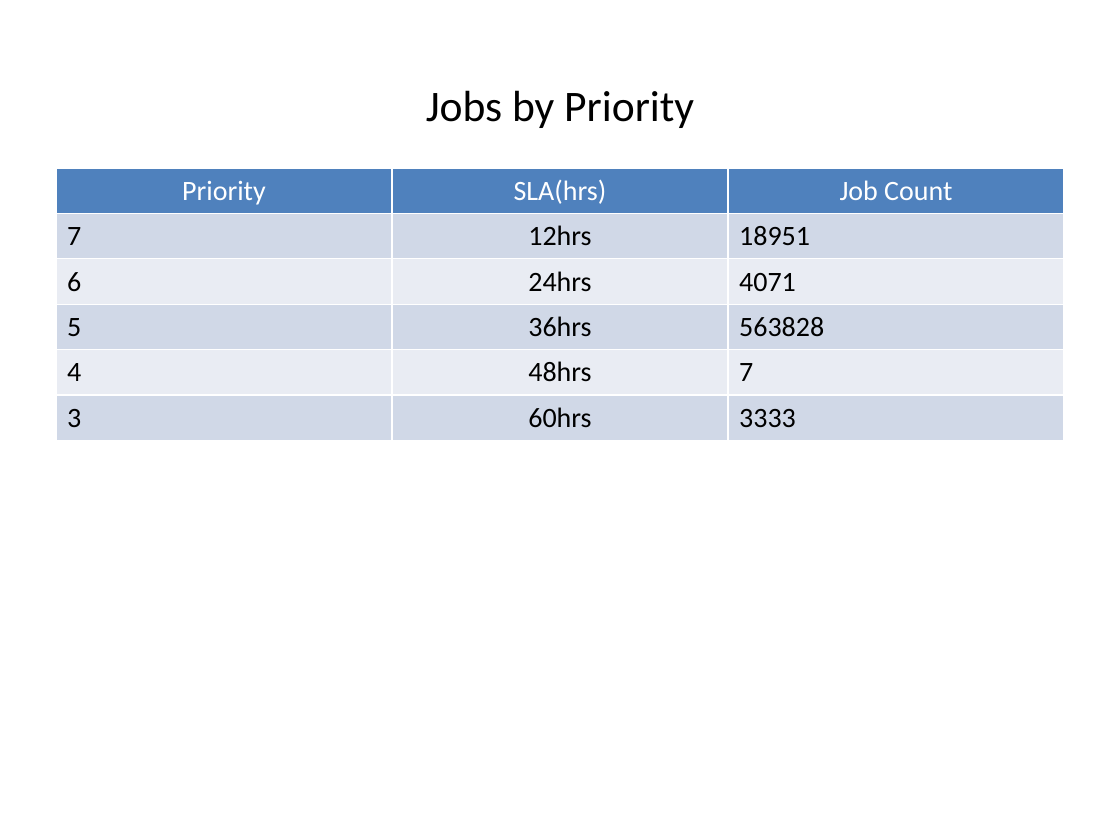
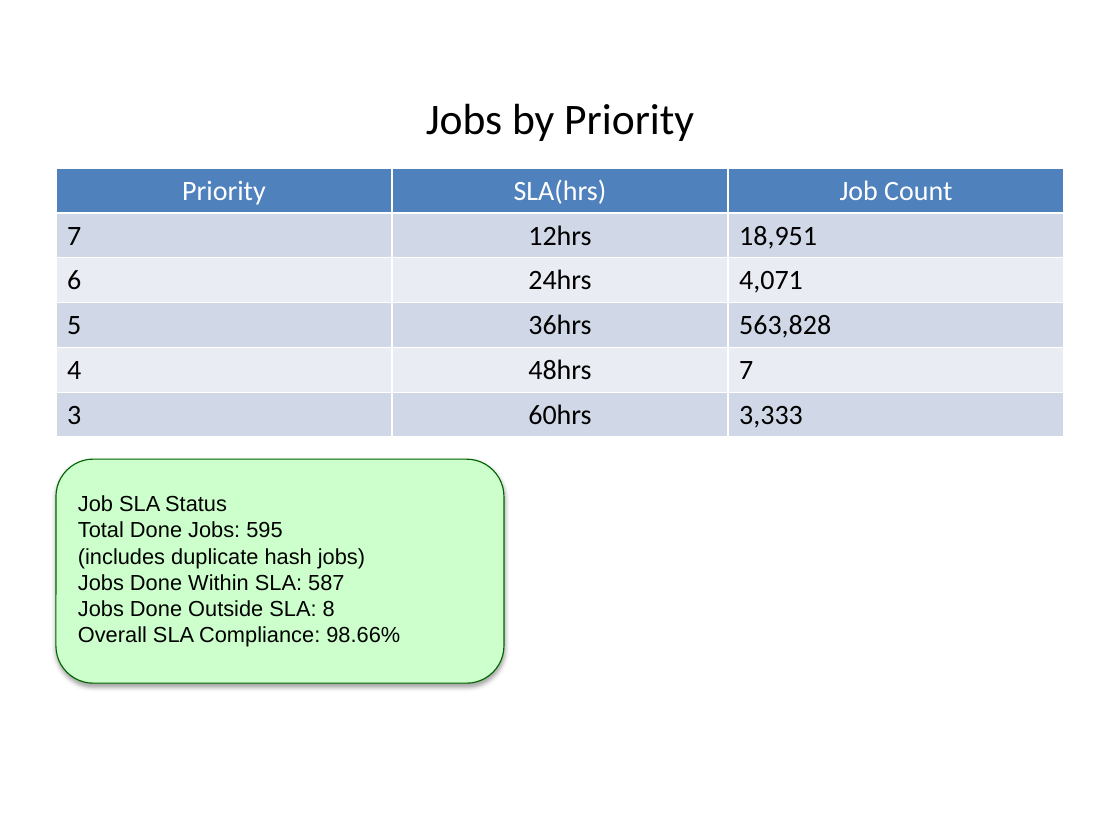
Before and after one commit to JezreelHazelEndaya/JRClient-, a slide deck: slide 5 of status_report.pptx (slide 9 before the commit). Drawn at 1120x840 pixels with LibreOffice and Linux fonts; fonts in the diff are those of the drawing. Boxes give left, top, right and bottom in pixels: in the first picture for what was removed or moved away, otherwise in the second. Text is boxed around its words. In the diff, an @@ line names an element or a change of style, - is before the commit and + after.

```diff
--- a/status_report.pptx
+++ b/status_report.pptx
@@ text "Jobs by Priority": place and size @@
-text "Jobs by Priority" at [426, 90, 694, 128]
+text "Jobs by Priority" at [426, 103, 694, 141]
@@ table at [56, 168, 1064, 432] @@
-row 2, column 3: 18951
+row 2, column 3: 18,951
-row 3, column 3: 4071
+row 3, column 3: 4,071
-row 4, column 3: 563828
+row 4, column 3: 563,828
-row 6, column 3: 3333
+row 6, column 3: 3,333
@@ rounded rectangle added at [56, 459, 504, 683], fill #CCFFCC, outline #006400 0.75 pt, 14 pt, text #000000 @@
+Job SLA Status
+Total Done Jobs: 595
+(includes duplicate hash jobs)
+Jobs Done Within SLA: 587
+Jobs Done Outside SLA: 8
+Overall SLA Compliance: 98.66%
```
Also in this commit, not shown: 3 other slides changed, 2 slides added, 5 slides removed, 4 other files.
